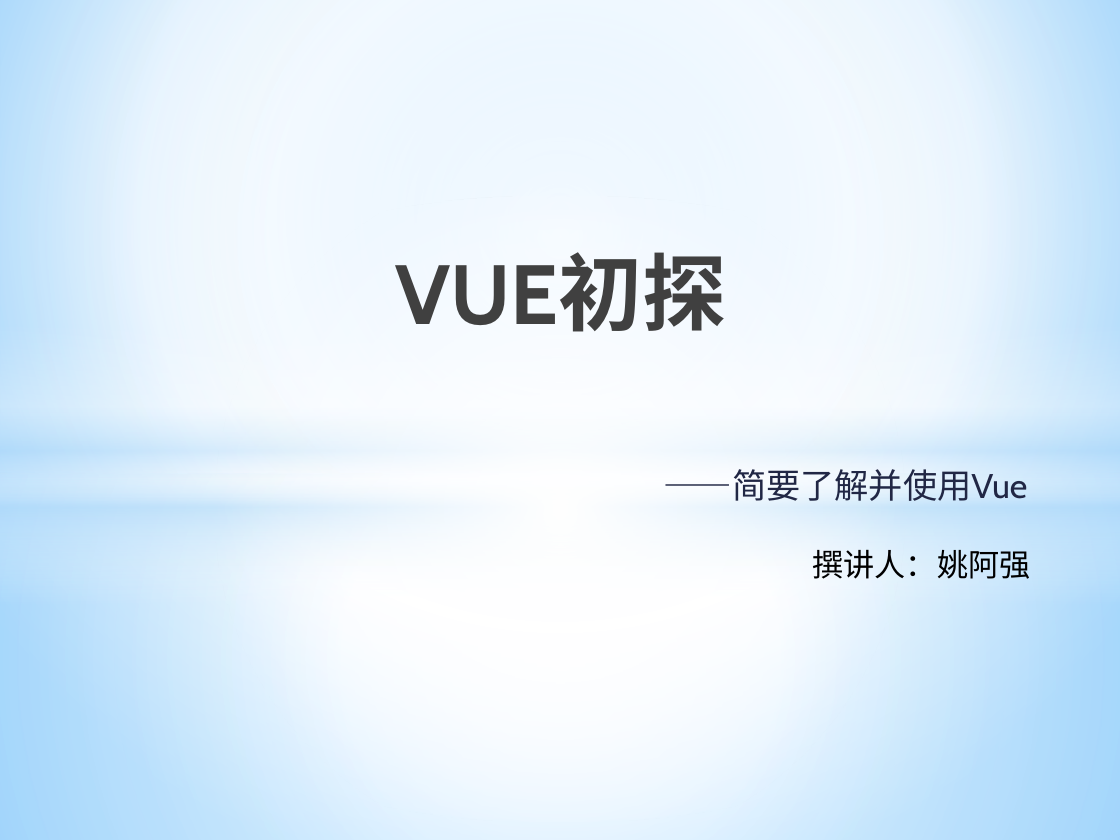
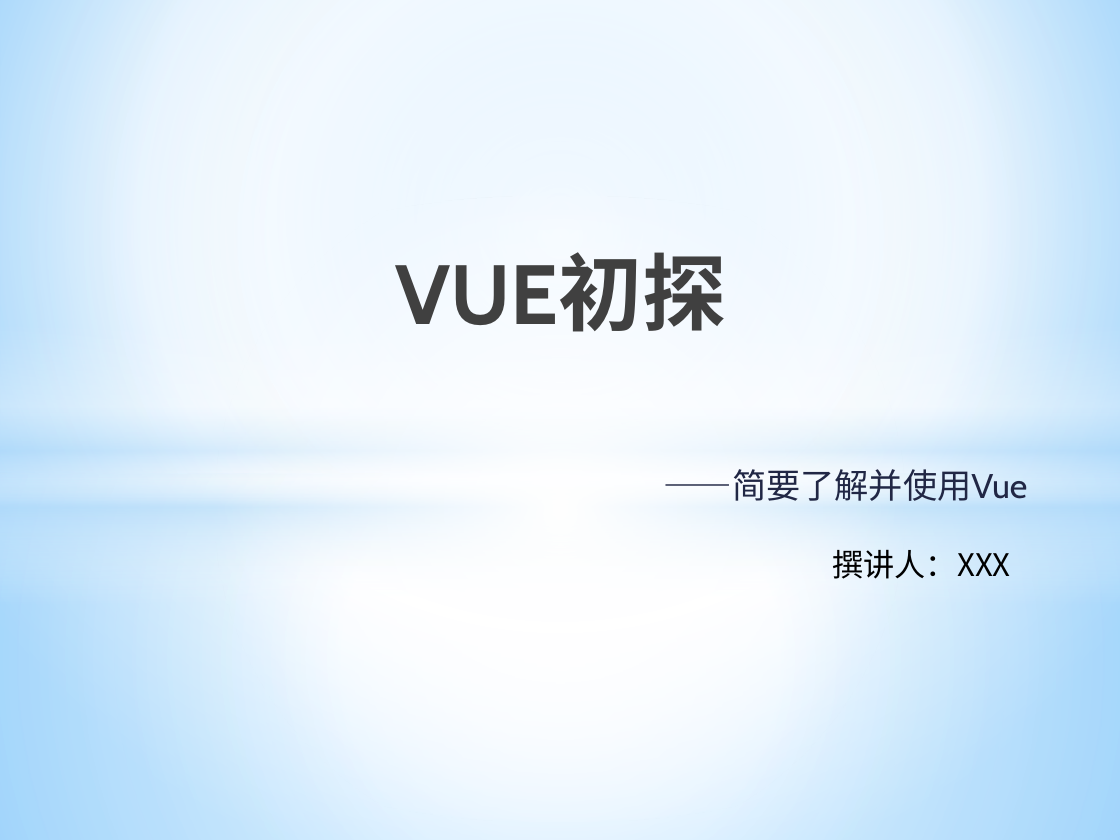
Before and after one commit to ManBaAQiang/vueProject, a slide deck: slide 1 of vue初探.pptx. Drawn at 1120x840 pixels with LibreOffice and Linux fonts; fonts in the diff are those of the drawing. Boxes give left, top, right and bottom in pixels: in the first picture for what was removed or moved away, otherwise in the second. Text is boxed around its words. In the diff, an @@ line names an element or a change of style, - is before the commit and + after.

```diff
--- a/vue初探.pptx
+++ b/vue初探.pptx
@@ text at <box>833,549,1011,579</box>: text changed @@
-撰讲人：姚阿强
+撰讲人：XXX
```
Also in this commit, not shown: 7 other files.
